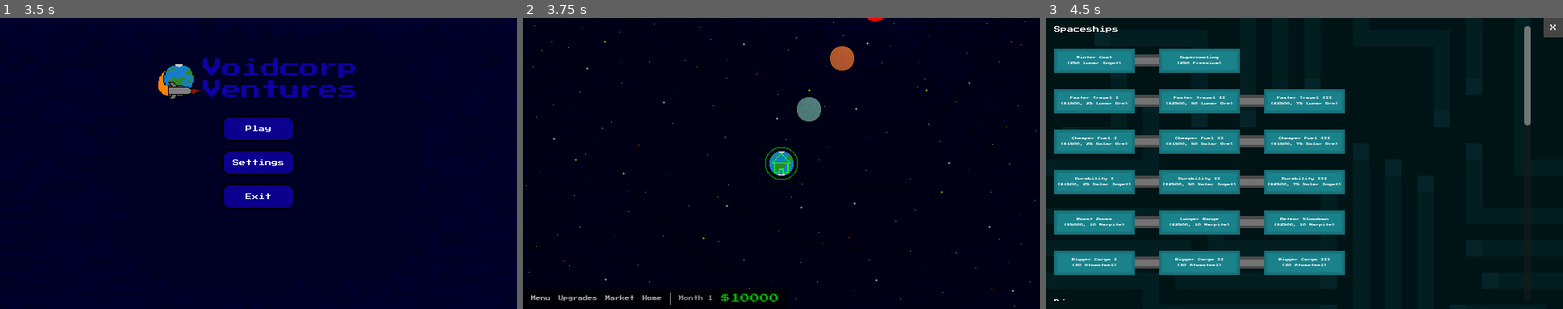
Above: before the commit, frames 1-3 (left to right).
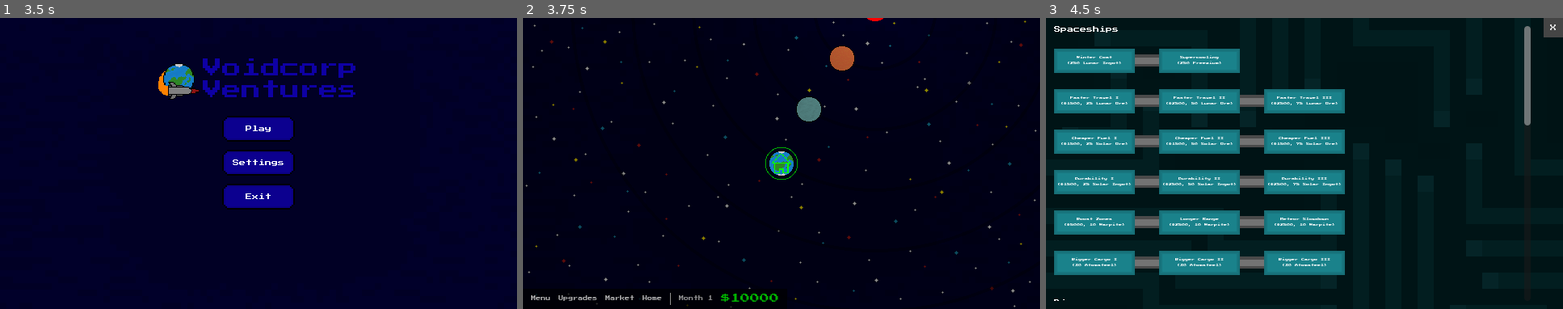
Above: after the commit, the same moments.

Repository: fmachek/voidcorp-ventures
Game: Godot game, scene res://scenes/Game.tscn
Two runs of this game, one before a commit and one after it. Both use one fixed random seed, a clock stepped at 60 frames per second and the inputs below. Sound files missing from this copy of the repository are replaced by a short silence.
Inputs:
- Up to frame 1 (3.5 s): click "Menu" at 0.5 s; click "Upgrades" at 1.25 s; click "Market" at 2 s; click "Home" at 2.75 s
- Up to frame 2 (3.75 s): click "Play" at 3.5 s
- Up to frame 3 (4.5 s): click "Upgrades" at 4.25 s

Frame 1 is identical in both runs. In frame 2, 0.3% of the frame differs, in the area x 0-100%, y 0-100%; in frame 3, nothing differs.

Commit message:
style: Improve background, stars and black holes
- Improved background slightly (file replaced: assets/sprites/background/stars.png)
- Stars and black holes are now smaller when zoomed in and larger when zoomed out than before

Diff:
--- a/scenes/gameobjects/systems/objects/BlackHole.tscn
+++ b/scenes/gameobjects/systems/objects/BlackHole.tscn
@@ -7,13 +7,12 @@
 radius = 400.0
 
 [sub_resource type="CircleShape2D" id="CircleShape2D_j4ith"]
-radius = 31.0644
+radius = 16.0312
 
 [node name="BlackHole" type="Node2D"]
 script = ExtResource("1_j18jm")
 
 [node name="Sprite2D" type="Sprite2D" parent="."]
-scale = Vector2(2, 2)
 texture = ExtResource("1_hq4hi")
 
 [node name="GravityArea2D" type="Area2D" parent="."]
--- a/scripts/gameobjects/systems/planetary_system.gd
+++ b/scripts/gameobjects/systems/planetary_system.gd
@@ -175,7 +175,7 @@
 ## Handles zoom in for clarity.
 func zoom_in():
 	var planet_nodes = planets.get_children()
-	center_sprite.scale = Vector2(2,2)
+	center_sprite.scale = Vector2(1,1)
 	if center_light:
 		center_light.enabled = true
 	for planet in planet_nodes:
Binary file changed: assets/sprites/background/stars.png
Not shown: 1 places in scenes/Game.tscn that only renumber resources
